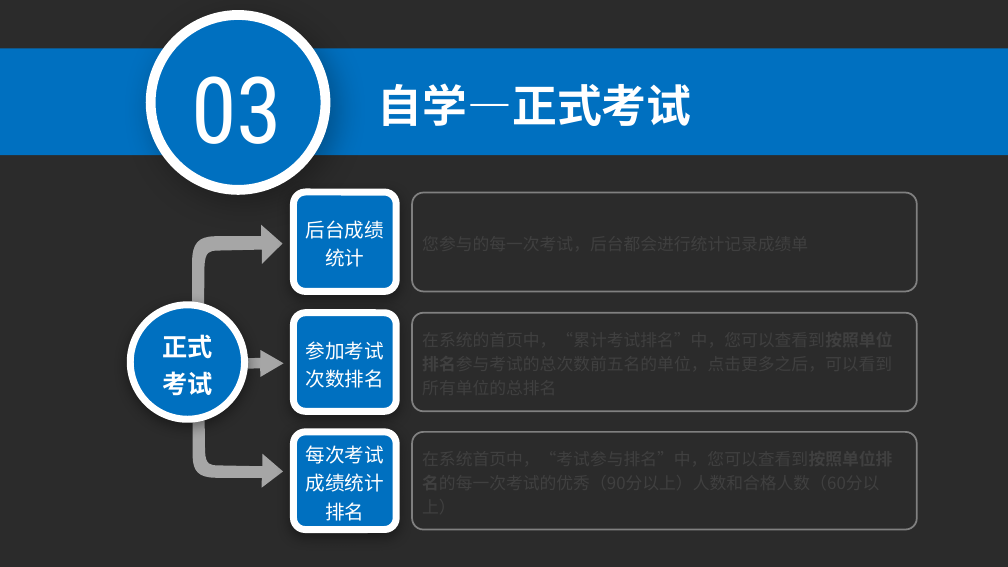
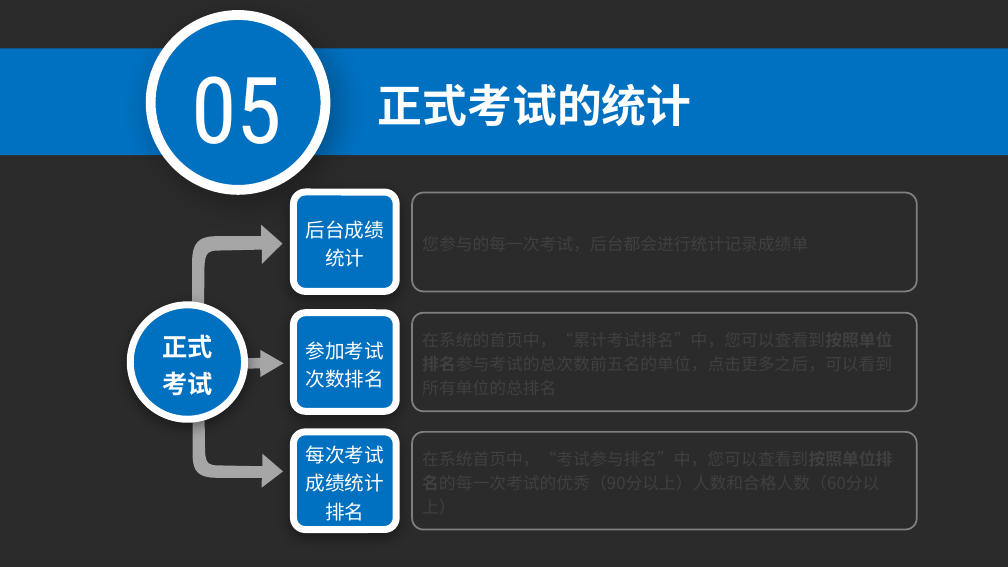
Before and after one commit to marstrip/police-office-testing, a slide deck: slide 19 of Doc/交付文档/培训.pptx. Drawn at 1008x567 pixels with LibreOffice and Linux fonts; fonts in the diff are those of the drawing; background and template pictures are left out; a plain dark background stands for a picture behind light text. Boxes give left, top, right and bottom in pixels: in the first picture for what was removed or moved away, otherwise in the second. Text is boxed around its words. In the diff, an @@ line names an element or a change of style, - is before the commit and + after.

```diff
--- a/Doc/交付文档/培训.pptx
+++ b/Doc/交付文档/培训.pptx
@@ text at [191, 76, 282, 144]: text changed @@
-03
+05
@@ text at [378, 83, 692, 126]: text changed @@
-自学—正式考试
+正式考试的统计
```
Also in this commit, not shown: 7 other slides changed, 7 slides added.
